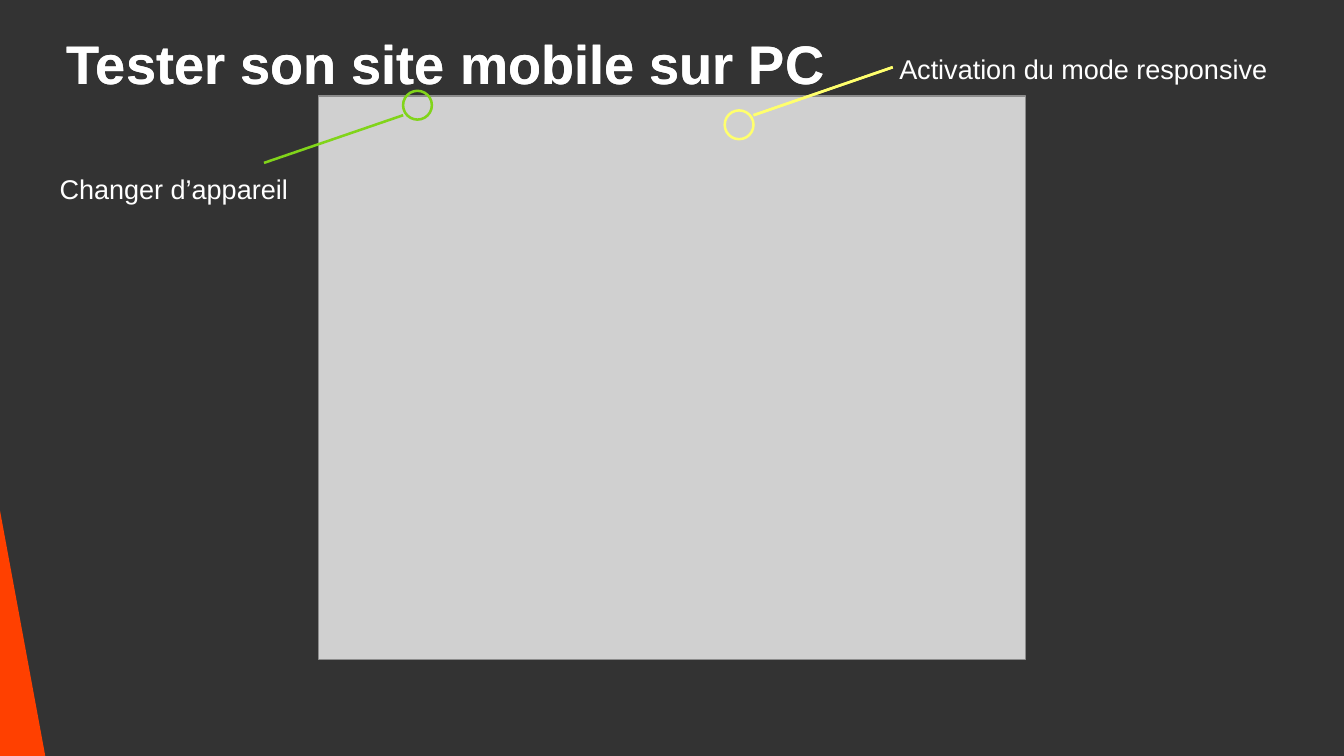
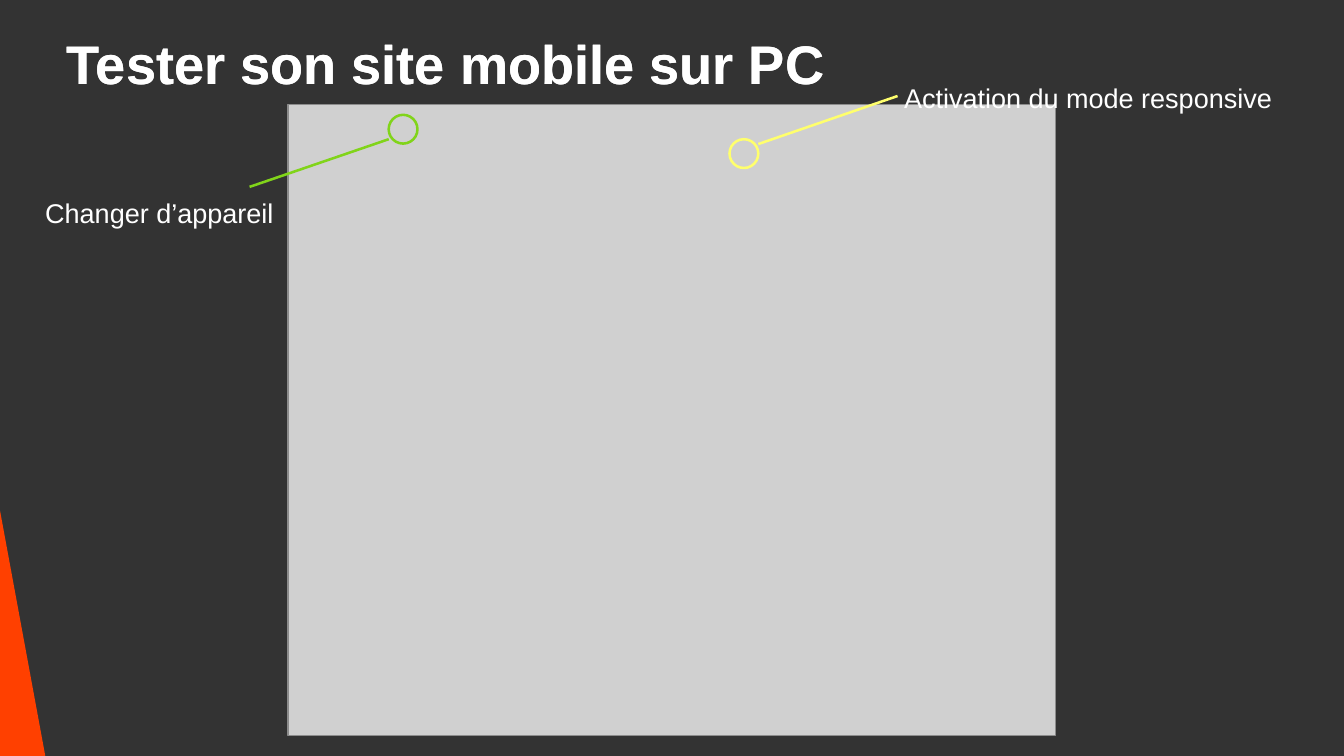
Before and after one commit to DanYellow/cours, a slide deck: slide 33 of integration-web-s2/travaux-pratiques/numero-4/presentation.odp. Drawn at 1344x756 pixels with LibreOffice and Linux fonts; fonts in the diff are those of the drawing; grey boxes stand for pictures. Boxes give left, top, right and bottom in pixels: in the first picture for what was removed or moved away, otherwise in the second. Text is boxed around its words. In the diff, an @@ line names an element or a change of style, - is before the commit and + after.

```diff
--- a/integration-web-s2/travaux-pratiques/numero-4/presentation.odp
+++ b/integration-web-s2/travaux-pratiques/numero-4/presentation.odp
@@ line removed from (754, 116) to (893, 67) @@
@@ picture: place and size @@
-picture at (318,96,1026,660)
+picture at (288,105,1056,735)
@@ 1 title, 1 ellipse, 1 line: place and size @@
-1 title, 1 ellipse, 1 line at (724,59,1267,140)
+1 title, 1 ellipse, 1 line at (729,87,1272,168)
@@ 1 title, 1 ellipse, 1 line: place and size @@
-1 title, 1 ellipse, 1 line at (60,91,433,204)
+1 title, 1 ellipse, 1 line at (45,115,418,228)
```
Also in this commit, not shown: 10 other slides changed, 1 other file.
